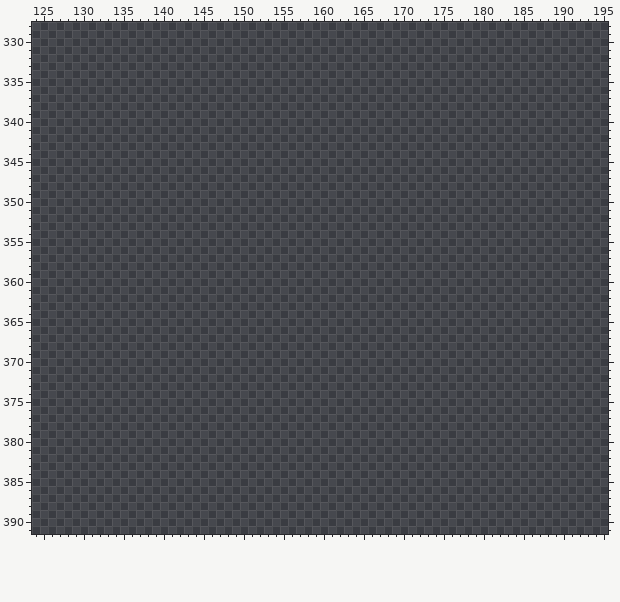
Pixel-art file: a-n--ice-game/assets/aseprite/An Ice Game_Lumiere.aseprite. The first picture shows the starting point.
512x512 pixels, 1 frame. Pixels under 10% opacity are left out. Colours within 5 levels of each other are drawn and written as one. Shown: x 124..195, y 328..391.
Palette (. is transparent): 
Pixels before (only the part around the change), first column x 124:
328 ........................................................................
329 ........................................................................
330 ........................................................................
331 ........................................................................
332 ........................................................................
333 ........................................................................
334 ........................................................................
335 ........................................................................
336 ........................................................................
337 ........................................................................
338 ........................................................................
339 ........................................................................
340 ........................................................................
341 ........................................................................
342 ........................................................................
343 ........................................................................
344 ........................................................................
345 ........................................................................
346 ........................................................................
347 ........................................................................
348 ........................................................................
349 ........................................................................
350 ........................................................................
351 ........................................................................
352 ........................................................................
353 ........................................................................
354 ........................................................................
355 ........................................................................
356 ........................................................................
357 ........................................................................
358 ........................................................................
359 ........................................................................
360 ........................................................................
361 ........................................................................
362 ........................................................................
363 ........................................................................
364 ........................................................................
365 ........................................................................
366 ........................................................................
367 ........................................................................
368 ........................................................................
369 ........................................................................
370 ........................................................................
371 ........................................................................
372 ........................................................................
373 ........................................................................
374 ........................................................................
375 ........................................................................
376 ........................................................................
377 ........................................................................
378 ........................................................................
379 ........................................................................
380 ........................................................................
381 ........................................................................
382 ........................................................................
383 ........................................................................
384 ........................................................................
385 ........................................................................
386 ........................................................................
387 ........................................................................
388 ........................................................................
389 ........................................................................
390 ........................................................................
391 ........................................................................
Once edited:
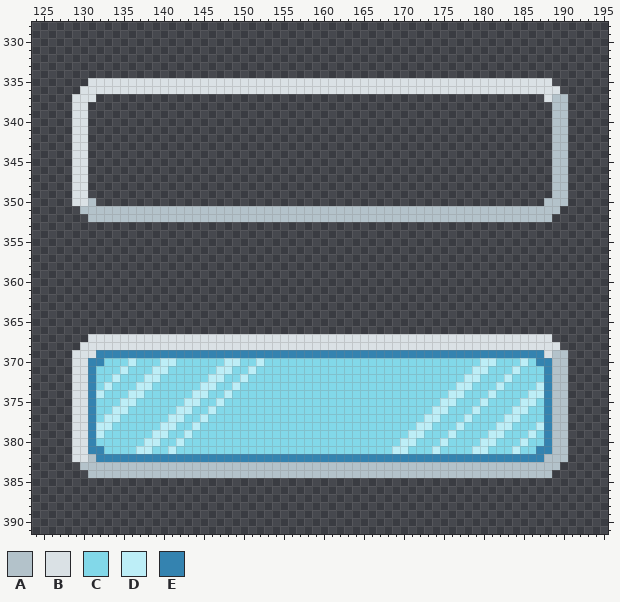
Colours new in this view: A #b3c2ca  B #dae1e5  C #82d8e9  D #bdeef7  E #3483b0
Edits made:
Changed rows in their new state; - is an unchanged pixel.
Layer "Layer 1":
first column x 129:
335 --BBBBBBBBBBBBBBBBBBBBBBBBBBBBBBBBBBBBBBBBBBBBBBBBBBBBBBBBBB--
336 -BBBBBBBBBBBBBBBBBBBBBBBBBBBBBBBBBBBBBBBBBBBBBBBBBBBBBBBBBBBB-
337 BBB--------------------------------------------------------BAA
338 BB----------------------------------------------------------AA
339 BB----------------------------------------------------------AA
340 BB----------------------------------------------------------AA
341 BB----------------------------------------------------------AA
342 BB----------------------------------------------------------AA
343 BB----------------------------------------------------------AA
344 BB----------------------------------------------------------AA
345 BB----------------------------------------------------------AA
346 BB----------------------------------------------------------AA
347 BB----------------------------------------------------------AA
348 BB----------------------------------------------------------AA
349 BB----------------------------------------------------------AA
350 BBA--------------------------------------------------------AAA
351 -AAAAAAAAAAAAAAAAAAAAAAAAAAAAAAAAAAAAAAAAAAAAAAAAAAAAAAAAAAAA-
352 --AAAAAAAAAAAAAAAAAAAAAAAAAAAAAAAAAAAAAAAAAAAAAAAAAAAAAAAAAA--
first column x 129:
367 --BBBBBBBBBBBBBBBBBBBBBBBBBBBBBBBBBBBBBBBBBBBBBBBBBBBBBBBBBB--
368 -BBBBBBBBBBBBBBBBBBBBBBBBBBBBBBBBBBBBBBBBBBBBBBBBBBBBBBBBBBBB-
369 BBBEEEEEEEEEEEEEEEEEEEEEEEEEEEEEEEEEEEEEEEEEEEEEEEEEEEEEEEEBAA
370 BBEECCCDCCCDDCCCCCCDDCCDCCCCCCCCCCCCCCCCCCCCCCCCCCCDDCCCDCEEAA
371 BBECCCDCCCDDCCCCCCDDCCDCCCCCCCCCCCCCCCCCCCCCCCCCCCDDCCCDCCCEAA
372 BBECCDCCCDDCCCCCCDDCCDCCCCCCCCCCCCCCCCCCCCCCCCCCCDDCCCDCCCCEAA
373 BBECDCCCDDCCCCCCDDCCDCCCCCCCCCCCCCCCCCCCCCCCCCCCDDCCCDCCCCDEAA
374 BBEDCCCDDCCCCCCDDCCDCCCCCCCCCCCCCCCCCCCCCCCCCCCDDCCCDCCCCDDEAA
375 BBECCCDDCCCCCCDDCCDCCCCCCCCCCCCCCCCCCCCCCCCCCCDDCCCDCCCCDDCEAA
376 BBECCDDCCCCCCDDCCDCCCCCCCCCCCCCCCCCCCCCCCCCCCDDCCCDCCCCDDCCEAA
377 BBECDDCCCCCCDDCCDCCCCCCCCCCCCCCCCCCCCCCCCCCCDDCCCDCCCCDDCCCEAA
378 BBEDDCCCCCCDDCCDCCCCCCCCCCCCCCCCCCCCCCCCCCCDDCCCDCCCCDDCCCDEAA
379 BBEDCCCCCCDDCCDCCCCCCCCCCCCCCCCCCCCCCCCCCCDDCCCDCCCCDDCCCDCEAA
380 BBECCCCCCDDCCDCCCCCCCCCCCCCCCCCCCCCCCCCCCDDCCCDCCCCDDCCCDCCEAA
381 BBEECCCCDDCCDCCCCCCCCCCCCCCCCCCCCCCCCCCCDDCCCDCCCCDDCCCDCCEEAA
382 BBAEEEEEEEEEEEEEEEEEEEEEEEEEEEEEEEEEEEEEEEEEEEEEEEEEEEEEEEEAAA
383 -AAAAAAAAAAAAAAAAAAAAAAAAAAAAAAAAAAAAAAAAAAAAAAAAAAAAAAAAAAAA-
384 --AAAAAAAAAAAAAAAAAAAAAAAAAAAAAAAAAAAAAAAAAAAAAAAAAAAAAAAAAA--
Changed places in both pictures, as pixel boxes (x1, y1, x2, y2):
added: (72, 78, 568, 222)
added: (72, 334, 568, 478)
